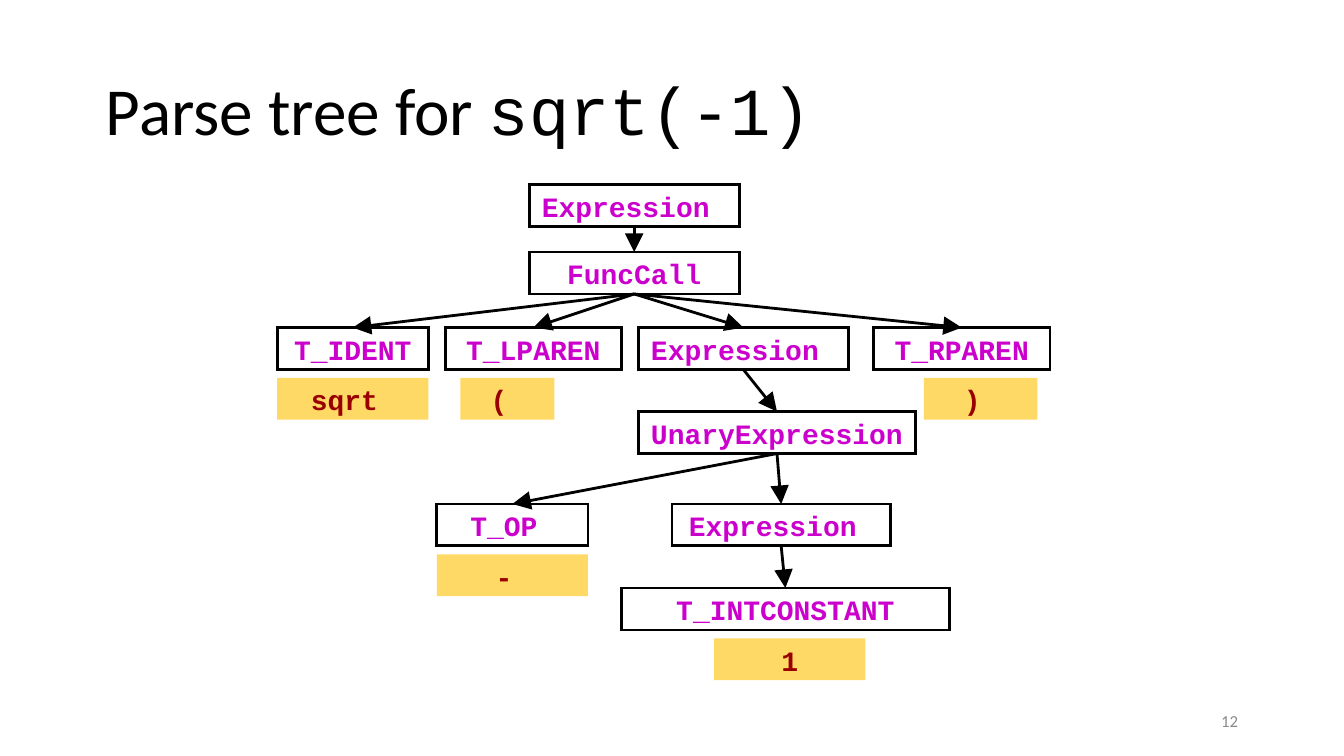
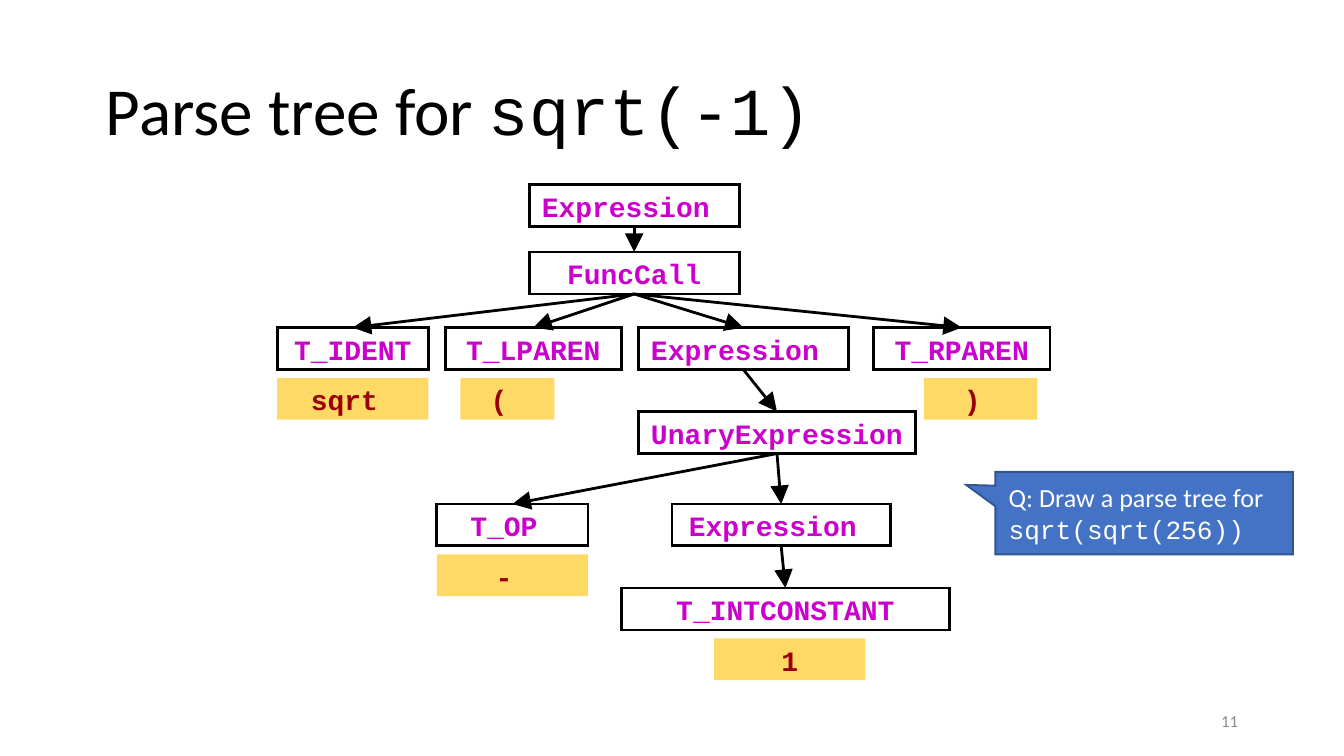
Before and after one commit to anoopsarkar/compilers-class, a slide deck: slide 11 of assets/ppt/intro/in4-stages-of-a-compiler.pptx (slide 12 before the commit). Drawn at 1344x756 pixels with LibreOffice and Linux fonts; fonts in the diff are those of the drawing. Boxes give left, top, right and bottom in pixels: in the first picture for what was removed or moved away, otherwise in the second. Text is boxed around its words. In the diff, an @@ line names an element or a change of style, - is before the commit and + after.

```diff
--- a/assets/ppt/intro/in4-stages-of-a-compiler.pptx
+++ b/assets/ppt/intro/in4-stages-of-a-compiler.pptx
@@ speech box added at (996,472,1293,554), fill #4472C4, outline #325491 1 pt, 14 pt, text #FFFFFF @@
+Q: Draw a parse tree for sqrt(sqrt(256))
@@ page number at (1221,716,1238,727): text changed @@
-12
+11
```
Also in this commit, not shown: 6 other slides changed, 5 other files.
